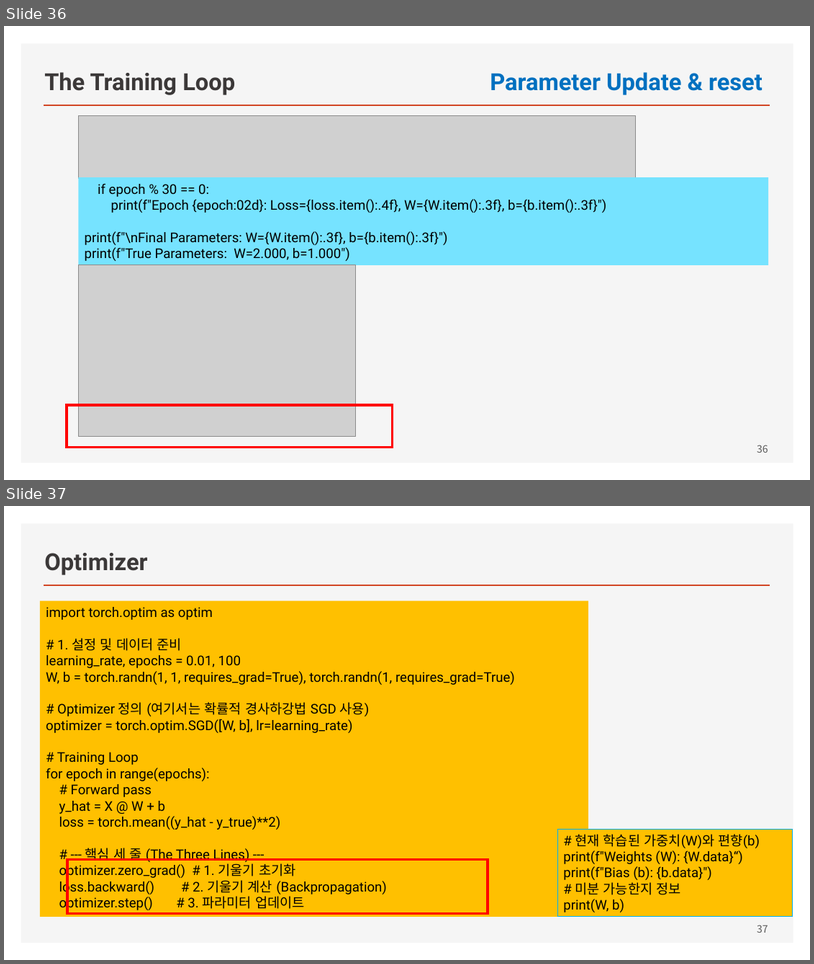
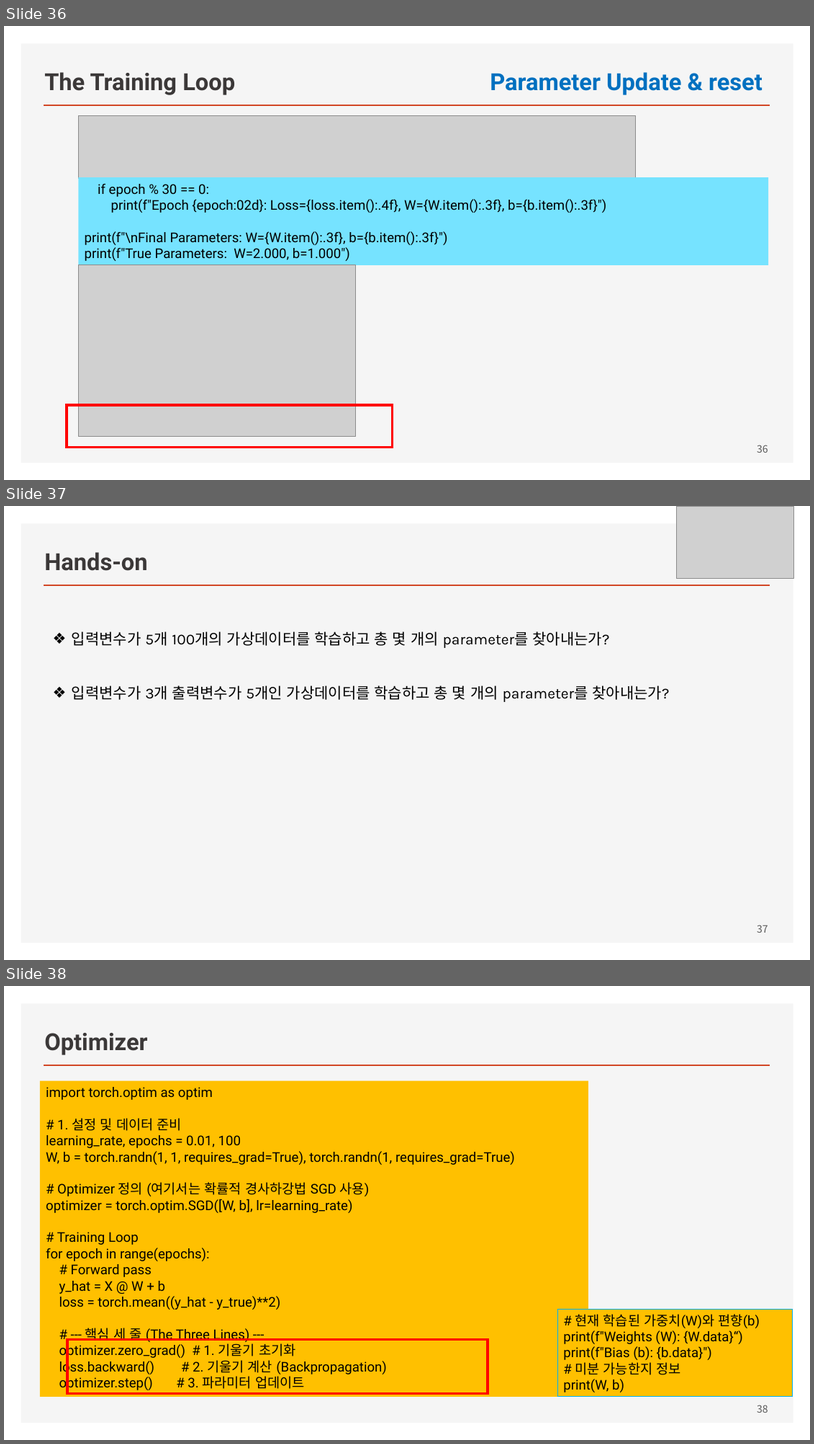
Before and after one commit to ancestor9/mathematics-for-machine-learning, a slide deck: Linear_Algebra/w5_02_Deep_Learning_with_pytorch.pptx. Shown one above the other, each under a label of ours: slides 36 and 37 before the commit, slides 36, 37 and 38 after it. The pictures are 814x964 and 814x1444 pixels, drawn with LibreOffice and Linux fonts; fonts in the diff are those of the drawing; grey boxes stand for pictures. Boxes give left, top, right and bottom in pixels: in the first picture for what was removed or moved away, otherwise in the second. Text is boxed around its words. In the diff, an @@ line names an element or a change of style, - is before the commit and + after.

```diff
--- a/Linear_Algebra/w5_02_Deep_Learning_with_pytorch.pptx
+++ b/Linear_Algebra/w5_02_Deep_Learning_with_pytorch.pptx
@@ slide 37 added at bbox=[4, 506, 810, 960], background #FFFFFF; not listed: 2 template elements that a slide beside it also shows @@
@@ picture added at bbox=[676, 506, 794, 578] @@
@@ title added at bbox=[44, 552, 147, 571], 28 pt, text #3B3838, bold @@
+Hands-on
@@ text added at bbox=[72, 631, 670, 702], 18 pt, text #000000 @@
+❖ 입력변수가 5개 100개의 가상데이터를 학습하고 총 몇 개의 parameter를 찾아내는가?
+❖ 입력변수가 3개 출력변수가 5개인 가상데이터를 학습하고 총 몇 개의 parameter를 찾아내는가?
@@ page number added at bbox=[757, 924, 769, 932], 12 pt, text #595959 @@
+37
@@ what was slide 37 is now slide 38 @@
@@ page number at bbox=[757, 1404, 769, 1412]: text changed @@
-37
+38
```
Also in this commit, not shown: 2 slides changed.
